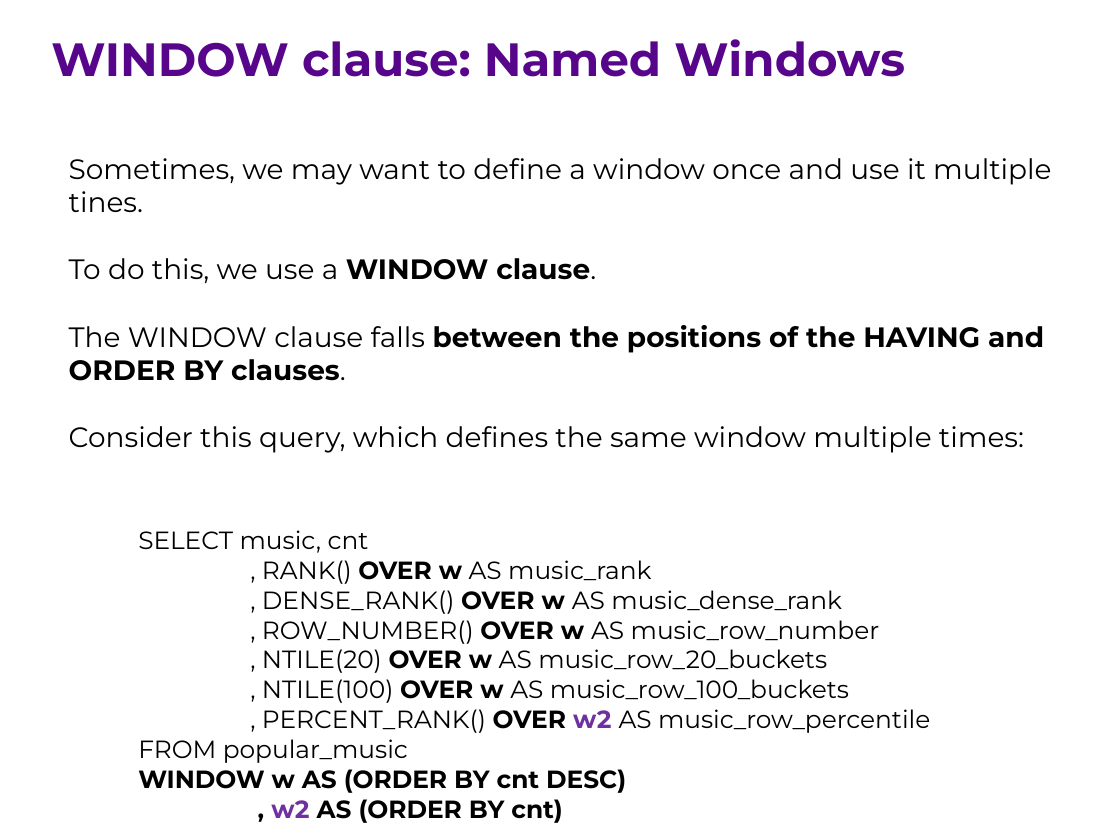
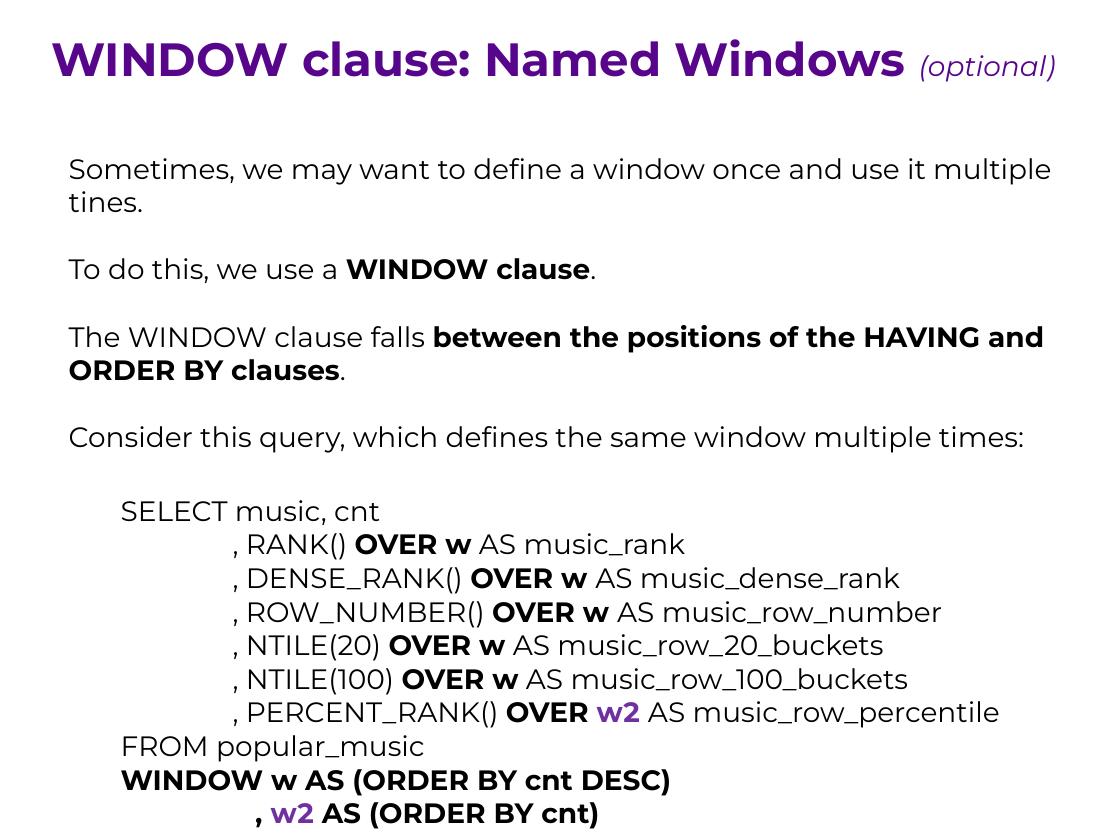
Before and after one commit to ipeirotis/introduction-to-databases, a slide deck: slide 8 of session7/G-Window_queries.pptx. Drawn at 1120x840 pixels with LibreOffice and Linux fonts; fonts in the diff are those of the drawing. Boxes give left, top, right and bottom in pixels: in the first picture for what was removed or moved away, otherwise in the second. Text is boxed around its words. In the diff, an @@ line names an element or a change of style, - is before the commit and + after.

```diff
--- a/session7/G-Window_queries.pptx
+++ b/session7/G-Window_queries.pptx
@@ text at [51,39,1056,82]: text changed @@
-WINDOW clause: Named Windows
+WINDOW clause: Named Windows (optional)
@@ text "SELECT music, cnt": place and size @@
-text "SELECT music, cnt" at [138,530,930,823]
+text "SELECT music, cnt" at [121,500,1000,829]
@@ text "SELECT music, cnt" at [121,500,1000,829]: size 16 to 18 pt @@
```
Also in this commit, not shown: 6 other slides changed, 9 slides added, 2 slides removed.
